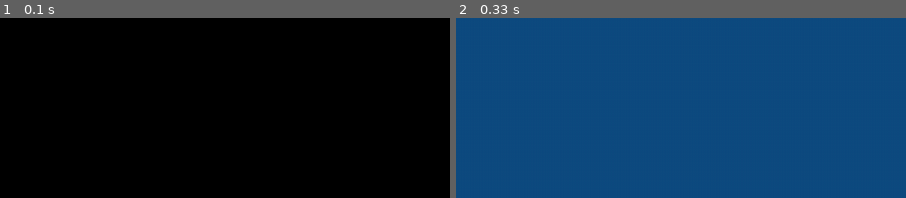
Above: before the commit, frames 1-2 (left to right).
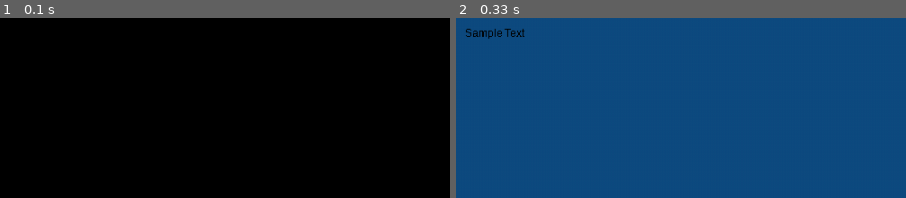
Above: after the commit, the same moments.

Repository: UCHMS19-20/final-project-wfelcone
Game: pygame game, started from src/game_code_here.py
Two runs of this game, one before a commit and one after it. Both use one fixed random seed, a clock stepped at 60 frames per second and the inputs below.
Inputs:
- Up to frame 1 (0.1 s): no input
- Up to frame 2 (0.33 s): no input
The pictures show only the part of the screen within x 0-50%, y 0-50%; the shares and areas given below are measured in that part.

Frame 1 is identical in both runs. In frame 2, 0.3% of the frame differs, in the area x 2-16%, y 5-12%.

Commit message:
added text

Diff:
--- a/src/game_code_here.py
+++ b/src/game_code_here.py
@@ -1,5 +1,6 @@
 import pygame
 import sys
+pygame.font.init()
 
 pygame.init()
 
@@ -7,7 +8,7 @@
 
 classic_blue = (15, 76, 129)
 
-myfont=pygame.font.SysFont('Comic Sans MS', 12)
+myfont=pygame.font.SysFont('Arial', 12)
 
 while True:
     for event in pygame.event.get():
@@ -16,8 +17,6 @@
 
     pygame.time.delay(100)
     screen.fill(classic_blue)
+    textsurface = myfont.render("Sample Text", False, (0, 0, 0))
+    screen.blit(textsurface, (10, 10))
     pygame.display.flip()
-
-    #textsurface = myfont.render(""), False, (0, 0, 0))
-    #win.blit(textsurface, (10, 10))
-    #pygame.display.flip()
